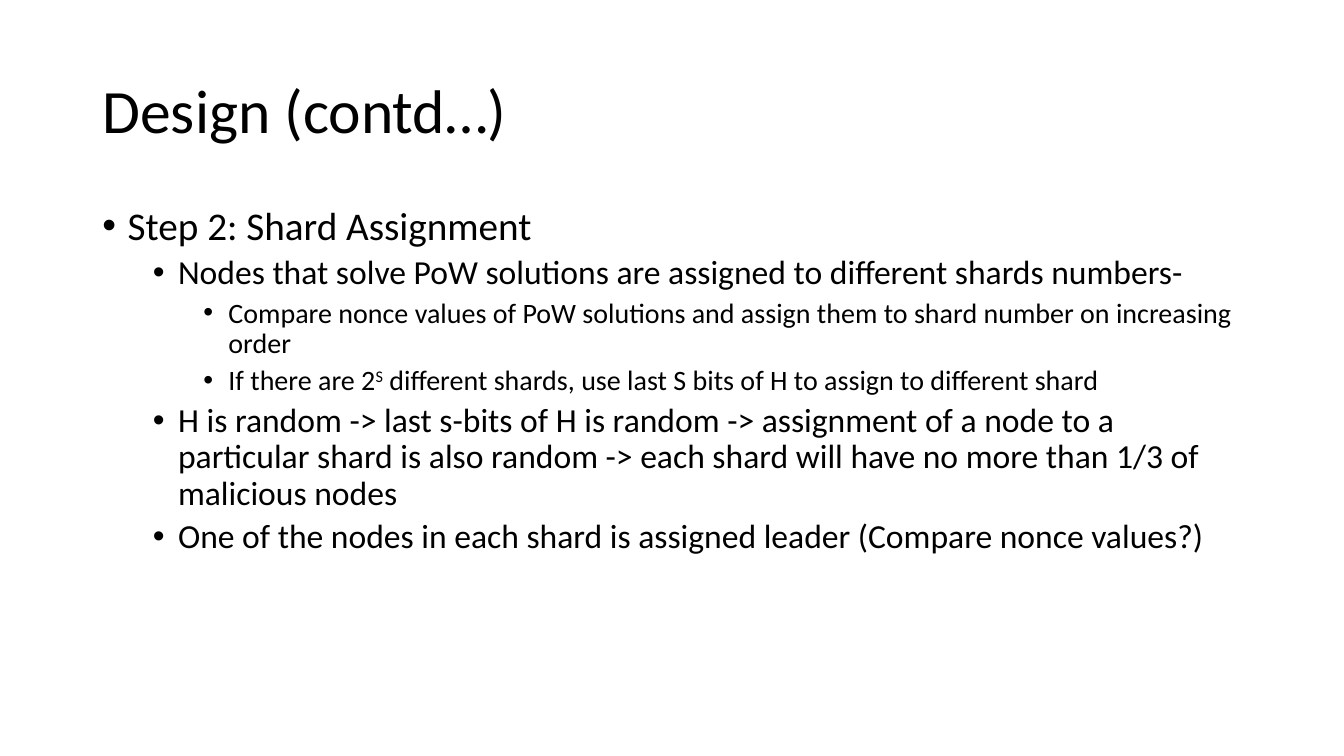
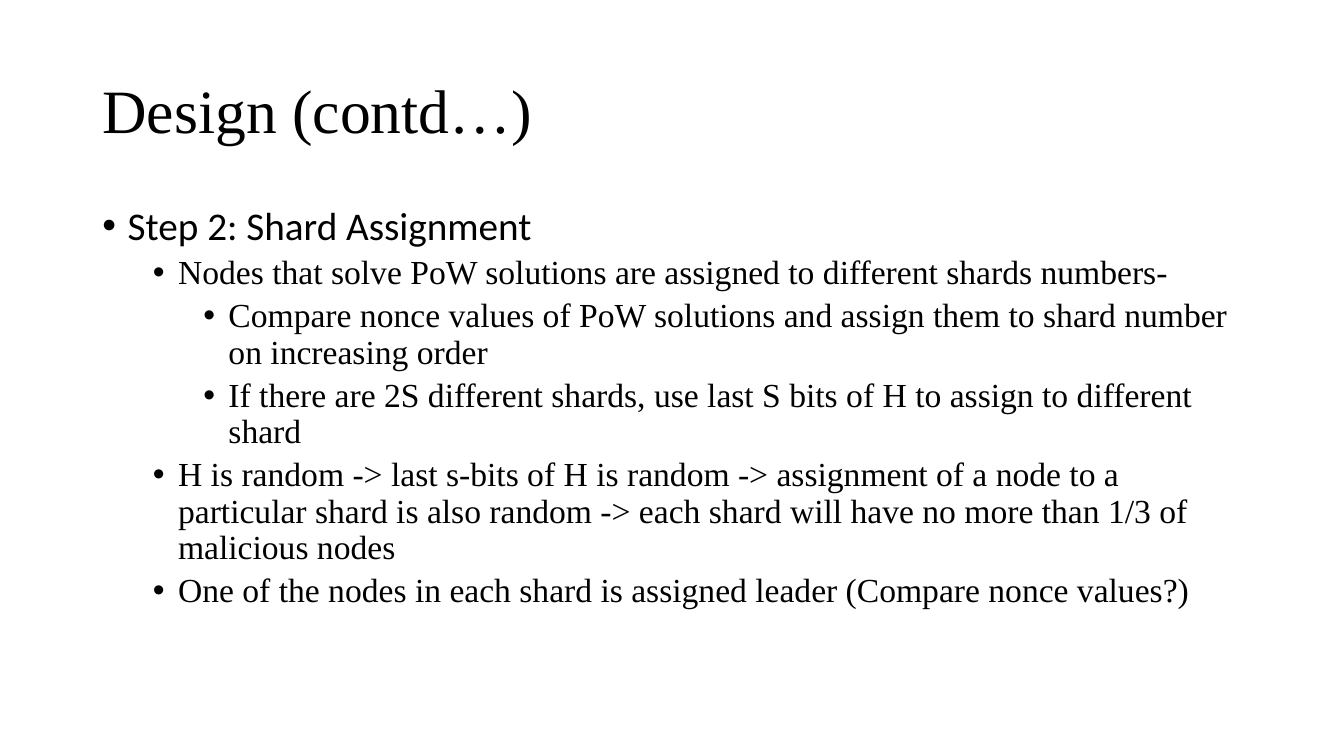
Before and after one commit to Tsajan/2018FallSemPOSTECH, a slide deck: slide 11 of CSED601 Dependable Computing/Sharding.pptx. Drawn at 1344x756 pixels with LibreOffice and Linux fonts; fonts in the diff are those of the drawing. Boxes give left, top, right and bottom in pixels: in the first picture for what was removed or moved away, otherwise in the second. Text is boxed around its words. In the diff, an @@ line names an element or a change of style, - is before the commit and + after.

Commit message:
Sharding PPT edited

```diff
--- a/CSED601 Dependable Computing/Sharding.pptx
+++ b/CSED601 Dependable Computing/Sharding.pptx
@@ title "Design (contd…)" at [102,90,531,144]: font Calibri to Times New Roman @@
@@ text at [178,260,1227,609]: font Calibri to Times New Roman; size 20 to 24 pt in "Compare nonce values of PoW solutions and ...", "If there are 2S different shards, use ..."; now on the baseline in "2S" @@
```
Also in this commit, not shown: 10 other slides changed.
